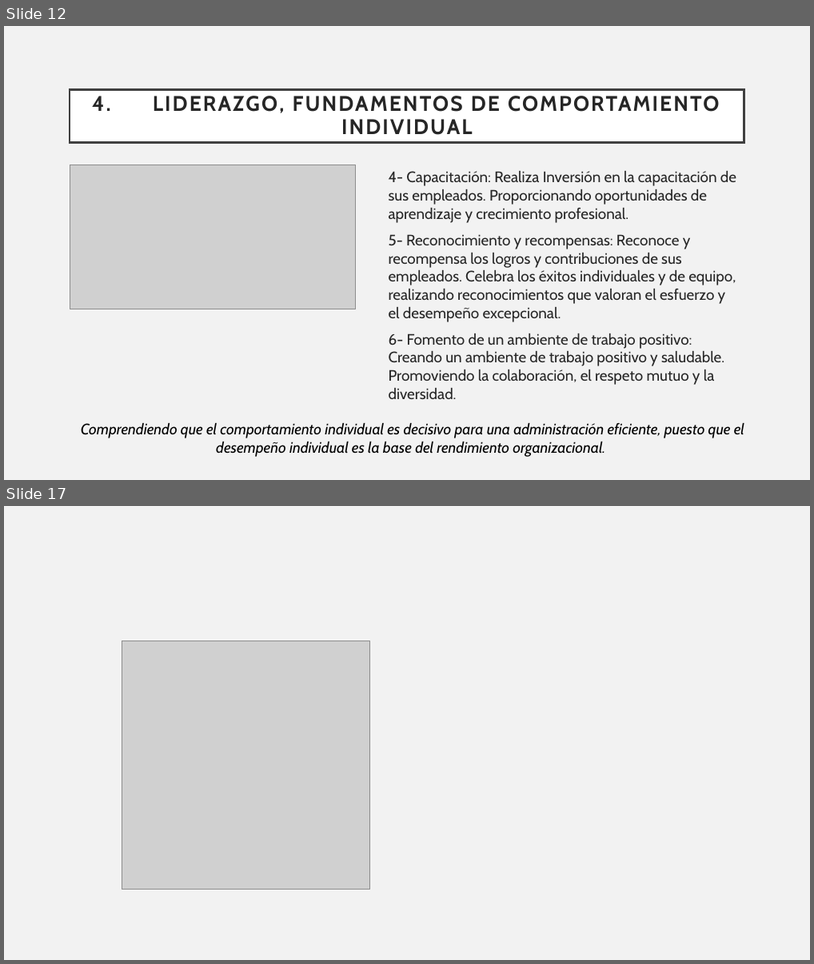
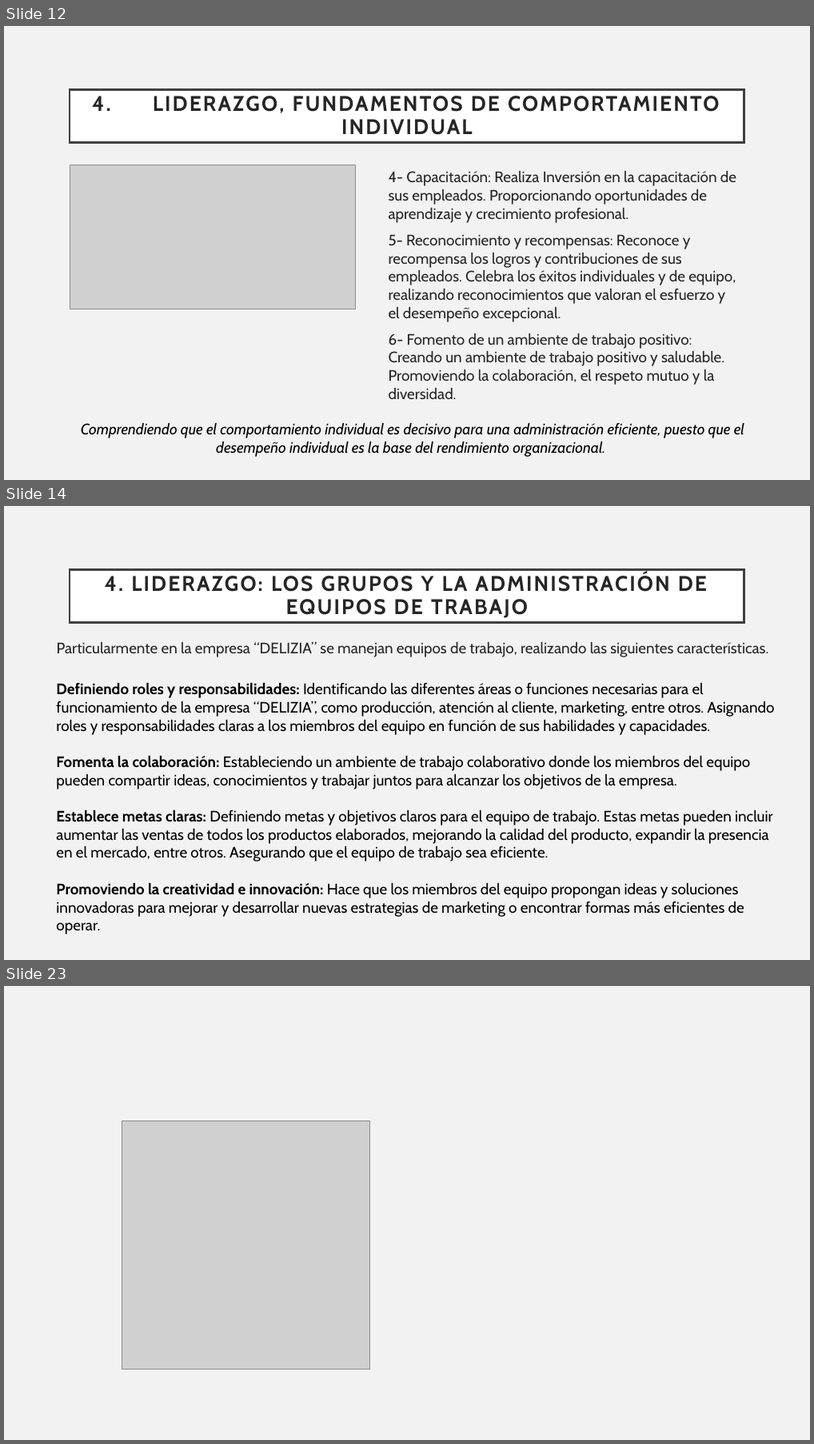
Before and after one commit to Sstrmn1/presentacionAdministracion, a slide deck: Presentacion - Exposicion.pptx. Shown one above the other, each under a label of ours: slides 12 and 17 before the commit, slides 12, 14 and 23 after it; the slides between them are not shown. The pictures are 814x964 and 814x1444 pixels, drawn with LibreOffice and Linux fonts; fonts in the diff are those of the drawing; grey boxes stand for pictures. Boxes give left, top, right and bottom in pixels: in the first picture for what was removed or moved away, otherwise in the second. Text is boxed around its words. In the diff, an @@ line names an element or a change of style, - is before the commit and + after.

Commit message:
Seccion de liderazgo actualizada

```diff
--- a/Presentacion - Exposicion.pptx
+++ b/Presentacion - Exposicion.pptx
@@ slide 14 added at [4, 506, 810, 960], background #F2F2F2 @@
@@ title added at [70, 569, 745, 622], fill #FFFFFF, outline #404040 2.5 pt, 25.2 pt, text #262626, bold @@
+4. LIDERAZGO: LOS GRUPOS Y LA ADMINISTRACIÓN DE EQUIPOS DE TRABAJO
@@ text added at [57, 642, 770, 657], 18 pt, text #262626 @@
+Particularmente en la empresa “DELIZIA” se manejan equipos de trabajo, realizando las siguientes características.
@@ text added at [56, 682, 775, 934], 18 pt, text #000000 @@
+Definiendo roles y responsabilidades: Identificando las diferentes áreas o funciones necesarias para el funcionamiento de la empresa “DELIZIA”, como producción, atención al cliente, marketing, entre otros. Asignando roles y responsabilidades claras a los miembros del equipo en función de sus habilidades y capacidades.
+Fomenta la colaboración: Estableciendo un ambiente de trabajo colaborativo donde los miembros del equipo pueden compartir ideas, conocimientos y trabajar juntos para alcanzar los objetivos de la empresa.
+Establece metas claras: Definiendo metas y objetivos claros para el equipo de trabajo. Estas metas pueden incluir aumentar las ventas de todos los productos elaborados, mejorando la calidad del producto, expandir la presencia en el mercado, entre otros. Asegurando que el equipo de trabajo sea eficiente.
+Promoviendo la creatividad e innovación: Hace que los miembros del equipo propongan ideas y soluciones innovadoras para mejorar y desarrollar nuevas estrategias de marketing o encontrar formas más eficientes de operar.
@@ what was slide 17 is now slide 23 @@
```
Also in this commit, not shown: 3 slides changed, 6 other slides added, 1 slide removed.
